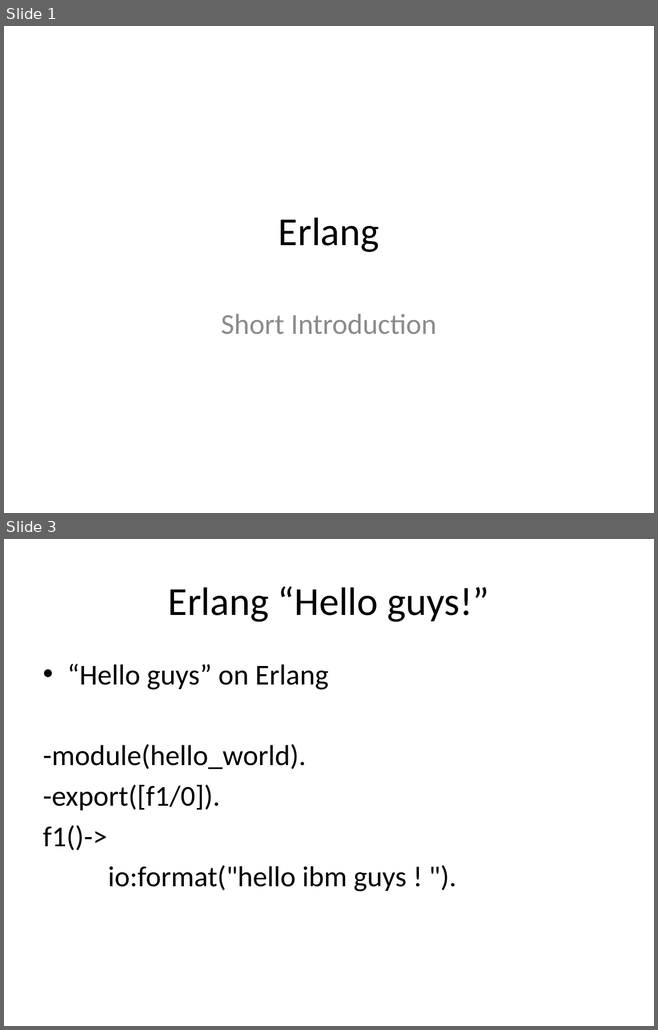
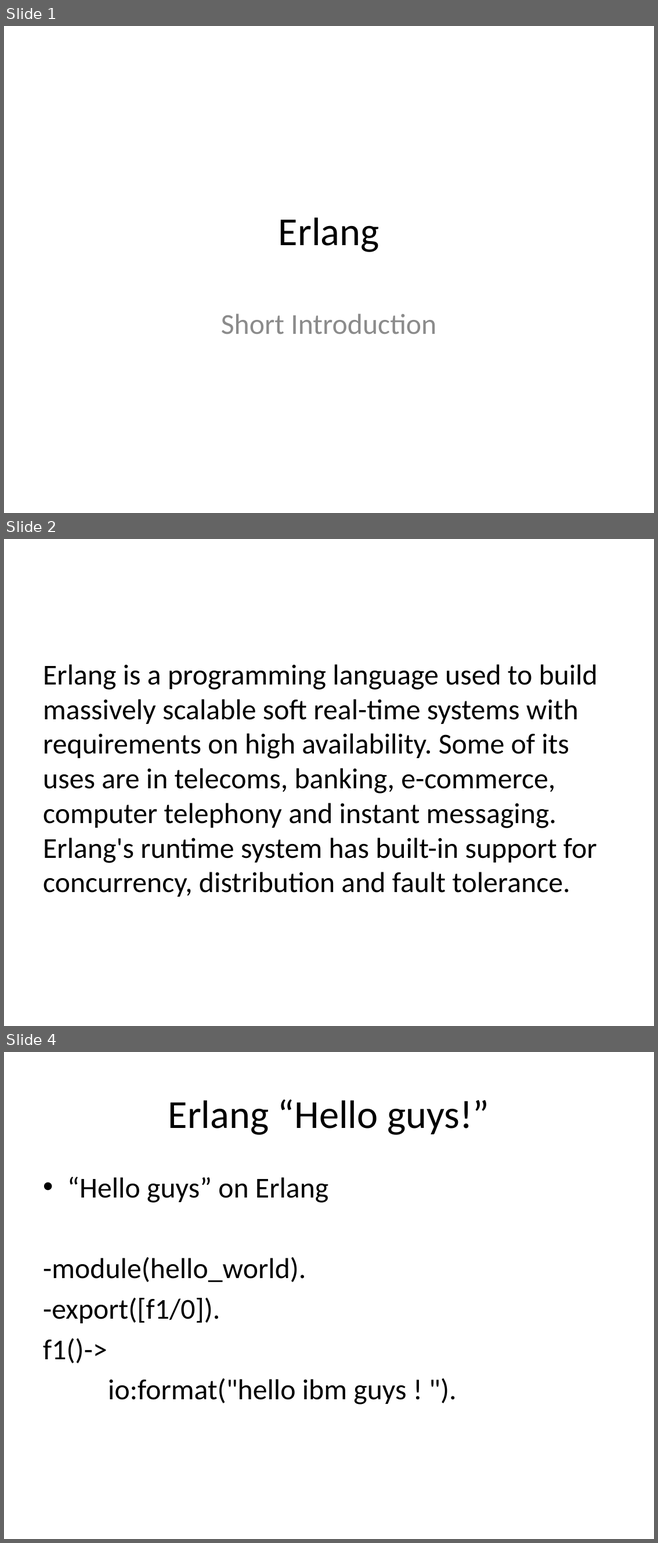
Before and after one commit to texhad3op/ErlangIntro, a slide deck: ErlangIntro.pptx. Shown one above the other, each under a label of ours: slides 1 and 3 before the commit, slides 1, 2 and 4 after it; the slides between them are not shown. The pictures are 658x1030 and 658x1543 pixels, drawn with LibreOffice and Linux fonts; fonts in the diff are those of the drawing. Boxes give left, top, right and bottom in pixels: in the first picture for what was removed or moved away, otherwise in the second. Text is boxed around its words. In the diff, an @@ line names an element or a change of style, - is before the commit and + after.

```diff
--- a/ErlangIntro.pptx
+++ b/ErlangIntro.pptx
@@ slide 2 added at (x1=4, y1=539, x2=654, y2=1026), background #FFFFFF @@
@@ text added at (x1=43, y1=664, x2=597, y2=897), 32 pt, text #000000 @@
+Erlang is a programming language used to build massively scalable soft real-time systems with requirements on high availability. Some of its uses are in telecoms, banking, e-commerce, computer telephony and instant messaging. Erlang's runtime system has built-in support for concurrency, distribution and fault tolerance.
@@ what was slide 3 is now slide 4 @@
```
Also in this commit, not shown: 1 other slide added, 1 slide removed.
